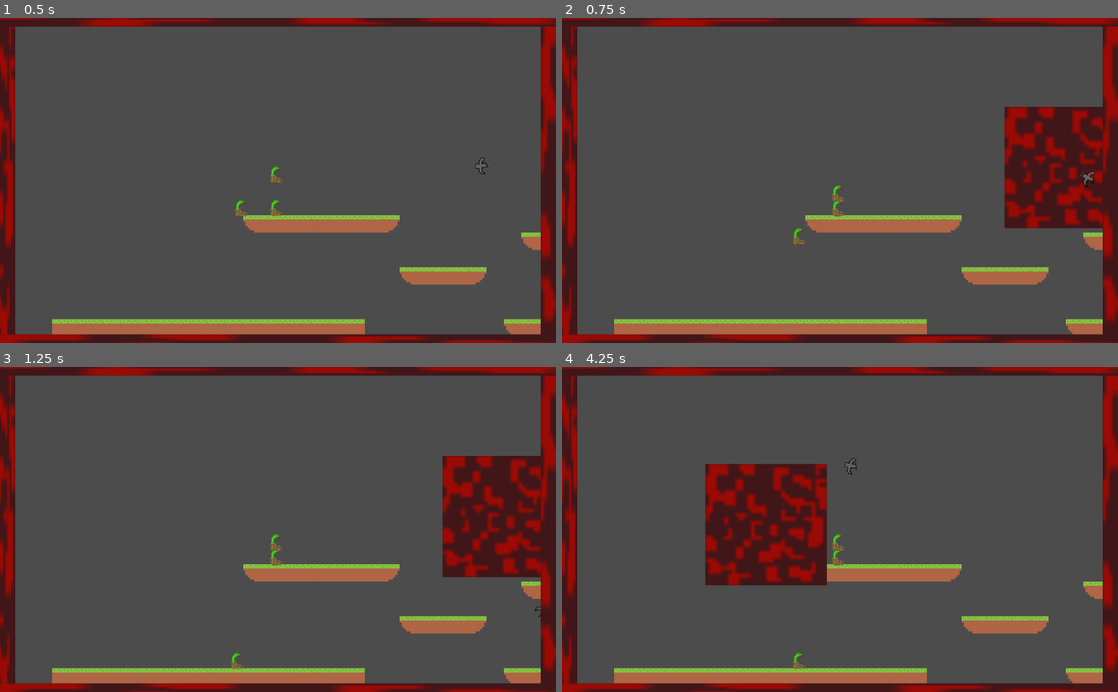
Above: before the commit, frames 1-4 (two rows, left to right).
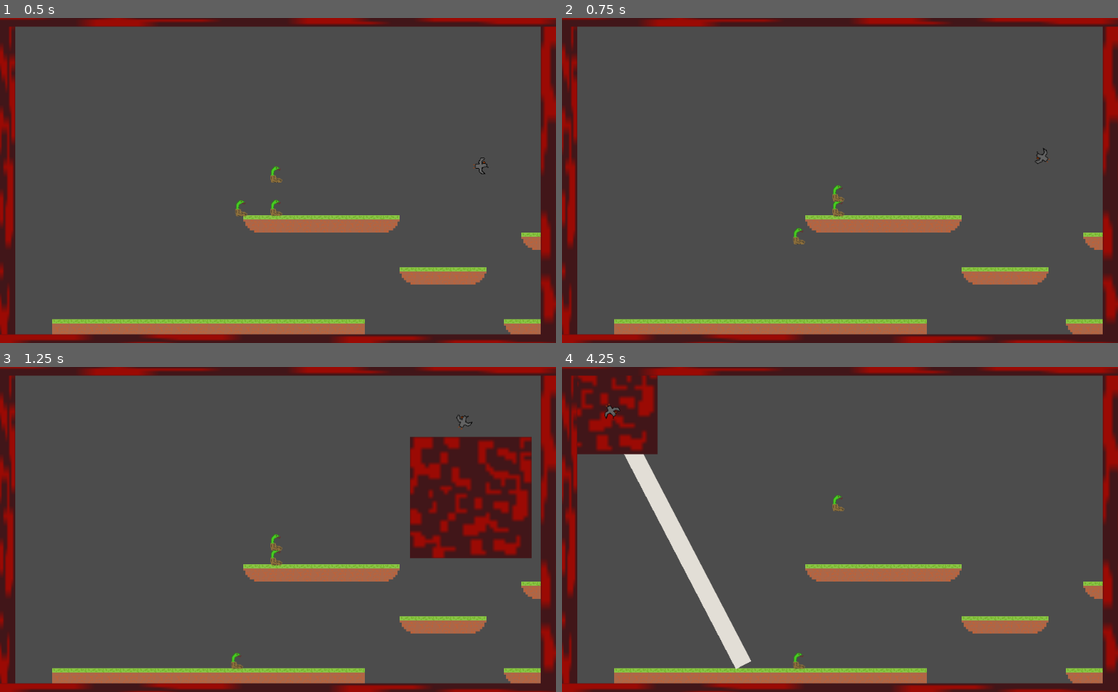
Above: after the commit, the same moments.

Repository: isaaclittler/Snake-In-Boot
Game: Godot game, scene res://Scenes/root.tscn
Same seed, same stepped clock (60 frames per second), same inputs: the game is played once before the commit and once after it.
Inputs:
- Up to frame 1 (0.5 s): no input
- Up to frame 2 (0.75 s): hold Right (bird_move_right) from 0.53 s (still down); tap Up (bird_ability_1) at 0.6 s
- Up to frame 3 (1.25 s): keep holding Right (bird_move_right); tap W (ui_up) at 0.77 s; tap Down (bird_ability_2, bound only after the commit) at 0.8 s
- Up to frame 4 (4.25 s): tap Down (bird_ability_2, bound only after the commit) at 1.35, 3.8 s; tap W (ui_up) at 1.52, 3.02, 3.77 s; tap Z (bird_ability_3, bound only after the commit) at 1.55, 2.1 s; release Right (bird_move_right) at 2.03 s; hold Left (bird_move_left) 2.03-2.78 s; tap X (bird_ability_4, bound only after the commit) at 2.3, 2.85 s; hold Right (bird_move_right) from 2.78 s (still down); tap Up (bird_ability_1) at 3.05, 3.6 s

Frame 1 is identical in both runs. In frame 2, 6.6% of the frame differs, in the area x 79-98%, y 27-65%; in frame 3, 7.4%; in frame 4, 14%, in the area x 2-54%, y 2-93%.

Commit message:
added ray to bird ability 3

Diff:
--- a/Scenes/level1.tscn
+++ b/Scenes/level1.tscn
@@ -10,6 +10,7 @@
 [ext_resource path="res://Scenes/visionBlocker.gd" type="Script" id=8]
 [ext_resource path="res://Scripts/KinematicBody2D.gd" type="Script" id=9]
 [ext_resource path="res://Assets/bird1.png" type="Texture" id=10]
+[ext_resource path="res://Assets/tileSet1.png" type="Texture" id=11]
 
 [sub_resource type="CapsuleShape2D" id=1]
 
@@ -28,7 +29,7 @@
 custom_solver_bias = 0.0
 radius = 16.0
 
-[node name="level" type="Node"]
+[node name="level" type="Node" index="0"]
 
 script = ExtResource( 1 )
 finishX = 1500
@@ -222,7 +223,6 @@
 "snakes",
 ]]
 
-editor/display_folded = true
 light_mask = 4
 input_pickable = false
 collision_layer = 4
@@ -257,7 +257,7 @@
 linear_damp = 0.1
 angular_damp = 1.0
 collision_layer = 0
-collision_mask = 9
+collision_mask = 25
 audio_bus_override = false
 audio_bus_name = "Master"
 script = ExtResource( 7 )
@@ -273,7 +273,6 @@
 "snakes",
 ]]
 
-editor/display_folded = true
 light_mask = 4
 position = Vector2( -64, 0 )
 input_pickable = false
@@ -309,7 +308,7 @@
 linear_damp = 0.1
 angular_damp = 1.0
 collision_layer = 0
-collision_mask = 9
+collision_mask = 25
 audio_bus_override = false
 audio_bus_name = "Master"
 script = ExtResource( 7 )
@@ -325,7 +324,6 @@
 "snakes",
 ]]
 
-editor/display_folded = true
 light_mask = 4
 position = Vector2( 0, -64 )
 input_pickable = false
@@ -361,7 +359,7 @@
 linear_damp = 0.1
 angular_damp = 1.0
 collision_layer = 0
-collision_mask = 9
+collision_mask = 25
 audio_bus_override = false
 audio_bus_name = "Master"
 script = ExtResource( 7 )
@@ -419,11 +417,42 @@
 angular_damp = 1.0
 audio_bus_override = false
 audio_bus_name = "Master"
+_sections_unfolded = [ "Collision" ]
 
 [node name="CollisionShape2D2" type="CollisionShape2D" parent="Bird1/Area2D" index="0"]
 
 shape = SubResource( 3 )
 
+[node name="laser" type="Sprite" parent="." index="7"]
+
+position = Vector2( 0, -500 )
+scale = Vector2( 1, 16 )
+texture = ExtResource( 11 )
+offset = Vector2( 0, -17 )
+region_enabled = true
+region_rect = Rect2( 32, 0, 32, 32 )
+_sections_unfolded = [ "Transform" ]
+
+[node name="Area2D" type="Area2D" parent="laser" index="0"]
+
+position = Vector2( 0, -1 )
+scale = Vector2( 1, 0.0666667 )
+input_pickable = true
+gravity_vec = Vector2( 0, 1 )
+gravity = 98.0
+linear_damp = 0.1
+angular_damp = 1.0
+collision_layer = 16
+collision_mask = 0
+audio_bus_override = false
+audio_bus_name = "Master"
+_sections_unfolded = [ "Audio Bus", "Collision", "Transform" ]
+
+[node name="CollisionPolygon2D" type="CollisionPolygon2D" parent="laser/Area2D" index="0"]
+
+build_mode = 0
+polygon = PoolVector2Array( 16, 0, 16, -480, -16, -480, -16, 0 )
+
 [connection signal="area_entered" from="cameraControl/TopArea" to="Bird1" method="_on_TopArea_area_entered"]
 
 [connection signal="area_entered" from="cameraControl/BotArea" to="Bird1" method="_on_BotArea_area_entered"]
--- a/Scenes/root.tscn
+++ b/Scenes/root.tscn
@@ -3,7 +3,7 @@
 [ext_resource path="res://Scripts/root.gd" type="Script" id=1]
 [ext_resource path="res://Scenes/level1.tscn" type="PackedScene" id=2]
 
-[node name="root" type="Node" index="0"]
+[node name="root" type="Node"]
 
 script = ExtResource( 1 )
 
--- a/Scripts/KinematicBody2D.gd
+++ b/Scripts/KinematicBody2D.gd
@@ -6,14 +6,27 @@
 const cameraWidth = 495
 
 var cameraX = 0
+var currRotationSpeed = rotationSpeed
+var currSpeed = speed
+var tAbility3 = 5
+var dAbility3 = 0
+var lasering = false
+onready var laser = get_node("../laser")
 
-func _ready():
+#func _ready():
 
-	pass
+	#pass
 
 var velocity = Vector2()
 var rotationDir = 0
 signal visionBlock
+
+func _process(delta):
+	tAbility3 += delta
+	dAbility3 += delta
+	if lasering == true:
+		laser()
+	abilityReset()
 
 func getInput():
 	rotationDir = 0
@@ -23,15 +36,40 @@
 	elif Input.is_action_pressed("bird_move_right"):
 		rotationDir += 1
 	if Input.is_action_just_pressed("bird_ability_1"):
-		print("pew pew")
+		rotation += PI
+	if Input.is_action_just_pressed("bird_ability_2"):
+		#print("pew pew")
 		emit_signal("visionBlock")
+	if Input.is_action_just_pressed("bird_ability_3"):
+		ability3()
+	#if Input.is_action_just_pressed("bird_ability_4"):
+
 
 func _physics_process(delta):
 	getInput()
-	rotation += rotationDir * rotationSpeed * delta
-	velocity = Vector2(speed,0).rotated(rotation)
+	rotation += rotationDir * currRotationSpeed * delta
+	velocity = Vector2(currSpeed,0).rotated(rotation)
 	move_and_slide(velocity)
 
+func abilityReset():
+	if dAbility3 > 3:
+		currRotationSpeed = rotationSpeed
+		currSpeed = speed
+		lasering = false
+		laser.position.y = -5000
+
+func ability3():
+	if tAbility3 > 5:
+		print("ability 3")
+		currRotationSpeed = 1
+		currSpeed = 100
+		tAbility3 = 0
+		dAbility3 = 0
+		lasering = true
+
+func laser():
+	laser.position = self.position
+	laser.rotation = self.rotation + PI * .5
 
 func _on_TopArea_area_entered(area):
 	self.position = Vector2(self.position.x, cameraHeight)
--- a/project.godot
+++ b/project.godot
@@ -64,6 +64,15 @@
 bird_ability_1=[ Object(InputEventKey,"resource_local_to_scene":false,"resource_name":"","device":0,"alt":false,"shift":false,"control":false,"meta":false,"command":false,"pressed":false,"scancode":16777232,"unicode":0,"echo":false,"script":null)
 , Object(InputEventJoypadButton,"resource_local_to_scene":false,"resource_name":"","device":0,"button_index":0,"pressure":0.0,"pressed":false,"script":null)
  ]
+bird_ability_2=[ Object(InputEventKey,"resource_local_to_scene":false,"resource_name":"","device":0,"alt":false,"shift":false,"control":false,"meta":false,"command":false,"pressed":false,"scancode":16777234,"unicode":0,"echo":false,"script":null)
+, Object(InputEventJoypadButton,"resource_local_to_scene":false,"resource_name":"","device":0,"button_index":1,"pressure":0.0,"pressed":false,"script":null)
+ ]
+bird_ability_3=[ Object(InputEventKey,"resource_local_to_scene":false,"resource_name":"","device":0,"alt":false,"shift":false,"control":false,"meta":false,"command":false,"pressed":false,"scancode":90,"unicode":0,"echo":false,"script":null)
+, Object(InputEventJoypadButton,"resource_local_to_scene":false,"resource_name":"","device":0,"button_index":2,"pressure":0.0,"pressed":false,"script":null)
+ ]
+bird_ability_4=[ Object(InputEventKey,"resource_local_to_scene":false,"resource_name":"","device":0,"alt":false,"shift":false,"control":false,"meta":false,"command":false,"pressed":false,"scancode":88,"unicode":0,"echo":false,"script":null)
+, Object(InputEventJoypadButton,"resource_local_to_scene":false,"resource_name":"","device":0,"button_index":3,"pressure":0.0,"pressed":false,"script":null)
+ ]
 
 [layer_names]
 
Not shown: 1 places in Scenes/level1.tscn that only renumber resources
